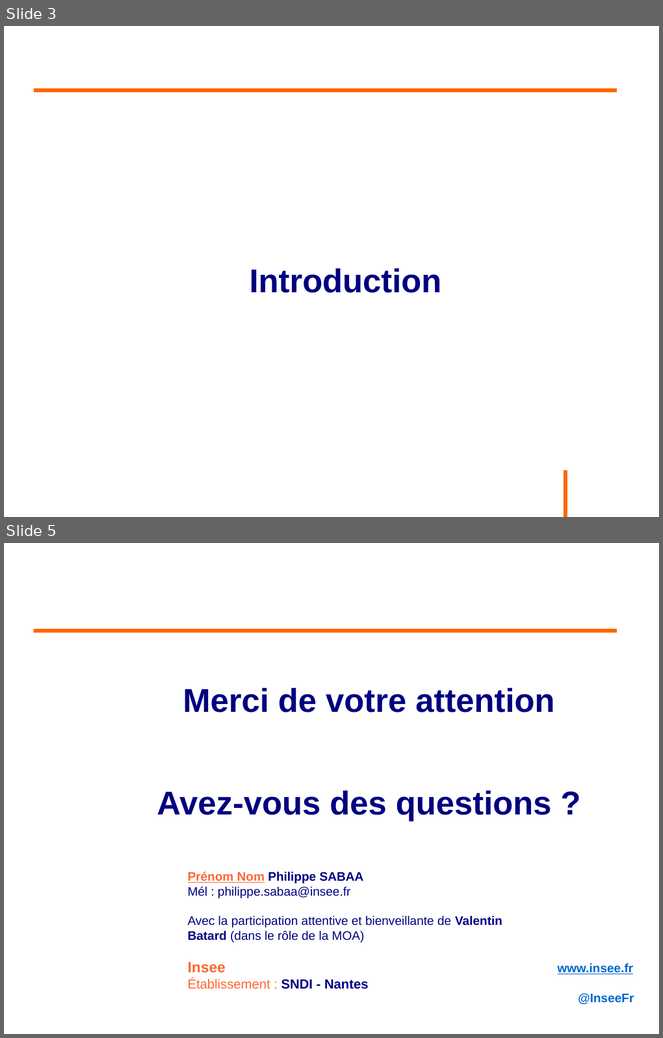
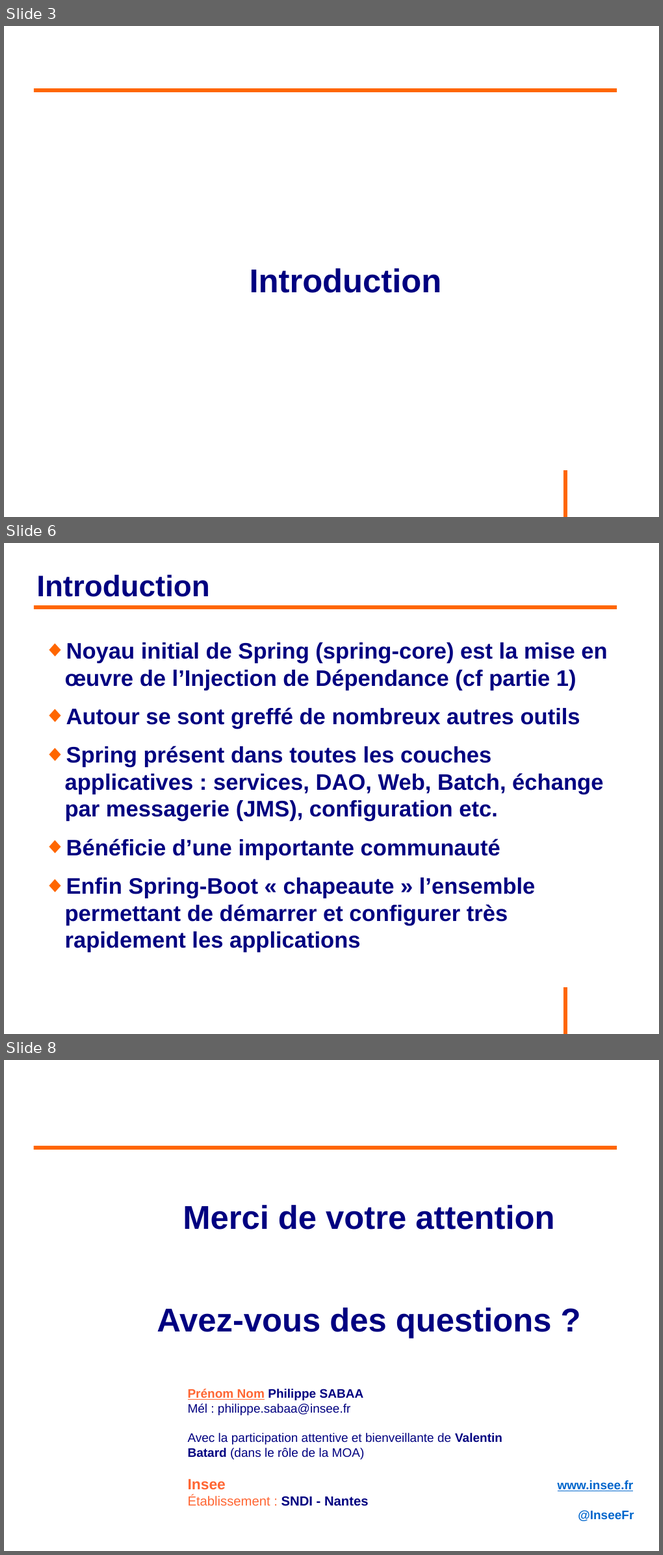
Before and after one commit to philphils/formation-spring, a slide deck: Documentation/diapo_formation_spring.odp. Shown one above the other, each under a label of ours: slides 3 and 5 before the commit, slides 3, 6 and 8 after it; the slides between them are not shown. The pictures are 663x1038 and 663x1555 pixels, drawn with LibreOffice and Linux fonts; fonts in the diff are those of the drawing; background and template pictures are left out. Boxes give left, top, right and bottom in pixels: in the first picture for what was removed or moved away, otherwise in the second. Text is boxed around its words. In the diff, an @@ line names an element or a change of style, - is before the commit and + after.

Commit message:
Introduction

```diff
--- a/Documentation/diapo_formation_spring.odp
+++ b/Documentation/diapo_formation_spring.odp
@@ slide 6 added at [4, 543, 659, 1034], background #FFFFFF; not listed: 1 template element that a slide beside it also shows @@
@@ title added at [36, 575, 209, 597], 36 pt, text #000080, bold @@
+Introduction
@@ line added from (34, 607) to (618, 607), #FF6600 4.54 pt @@
@@ text added at [65, 642, 607, 953], 27.2 pt, text #000080, bold @@
+◆ Noyau initial de Spring (spring-core) est la mise en œuvre de l’Injection de Dépendance (cf partie 1)
+◆ Autour se sont greffé de nombreux autres outils
+◆ Spring présent dans toutes les couches applicatives : services, DAO, Web, Batch, échange par messagerie (JMS), configuration etc.
+◆ Bénéficie d’une importante communauté
+◆ Enfin Spring-Boot « chapeaute » l’ensemble permettant de démarrer et configurer très rapidement les applications
@@ what was slide 5 is now slide 8 @@
```
Also in this commit, not shown: 2 slides changed, 3 other slides added, 1 slide removed.
